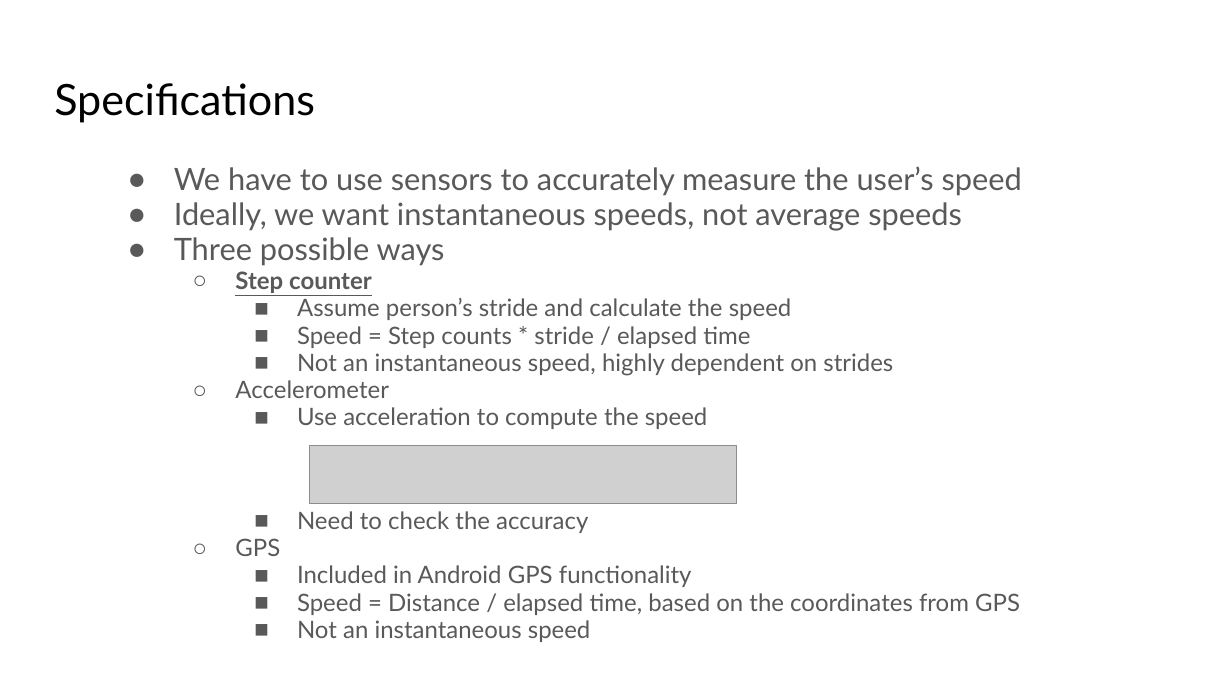
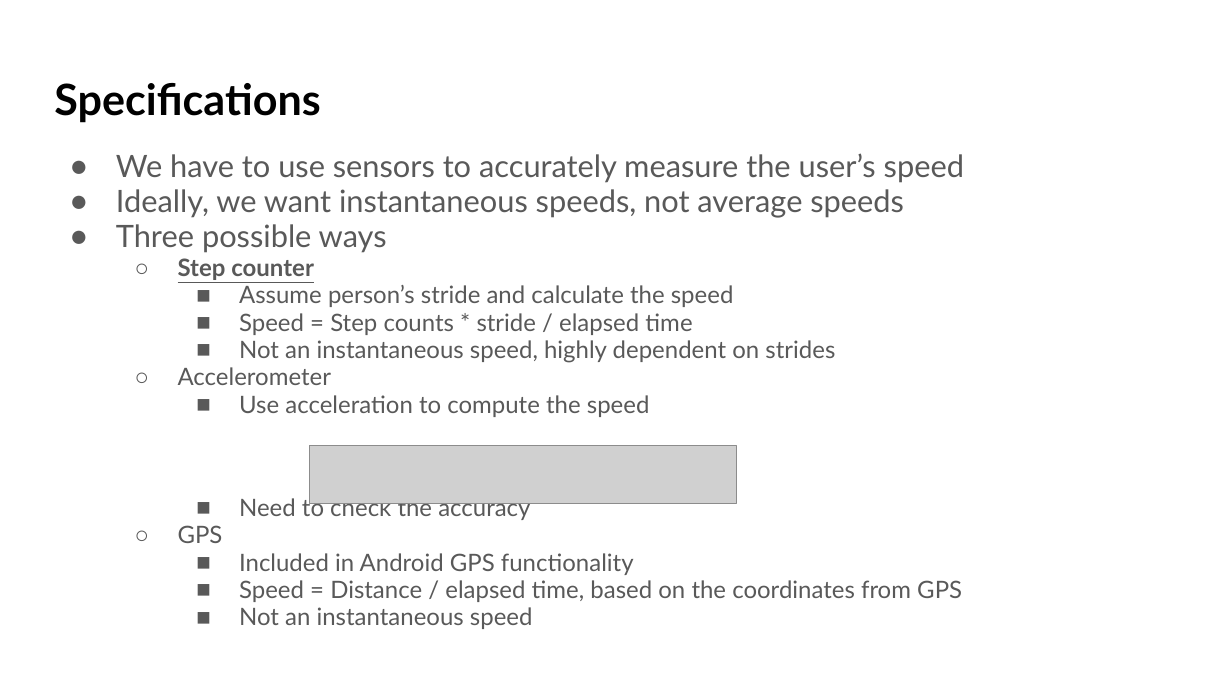
Before and after one commit to crazyboy9103/2021_2_MCA_team7, a slide deck: slide 8 of Project Proposal.pptx (slide 9 before the commit). Drawn at 1232x693 pixels with LibreOffice and Linux fonts; fonts in the diff are those of the drawing; grey boxes stand for pictures. Boxes give left, top, right and bottom in pixels: in the first picture for what was removed or moved away, otherwise in the second. Text is boxed around its words. In the diff, an @@ line names an element or a change of style, - is before the commit and + after.

```diff
--- a/Project Proposal.pptx
+++ b/Project Proposal.pptx
@@ title "Specifications" at [54,83,320,123]: bold on @@
@@ text "We have to use sensors ...": place and size @@
-text "We have to use sensors ..." at [174,167,1022,642]
+text "We have to use sensors ..." at [116,153,964,629]
```
Also in this commit, not shown: 11 other slides changed, 2 slides added, 1 slide removed, 1 other file.
